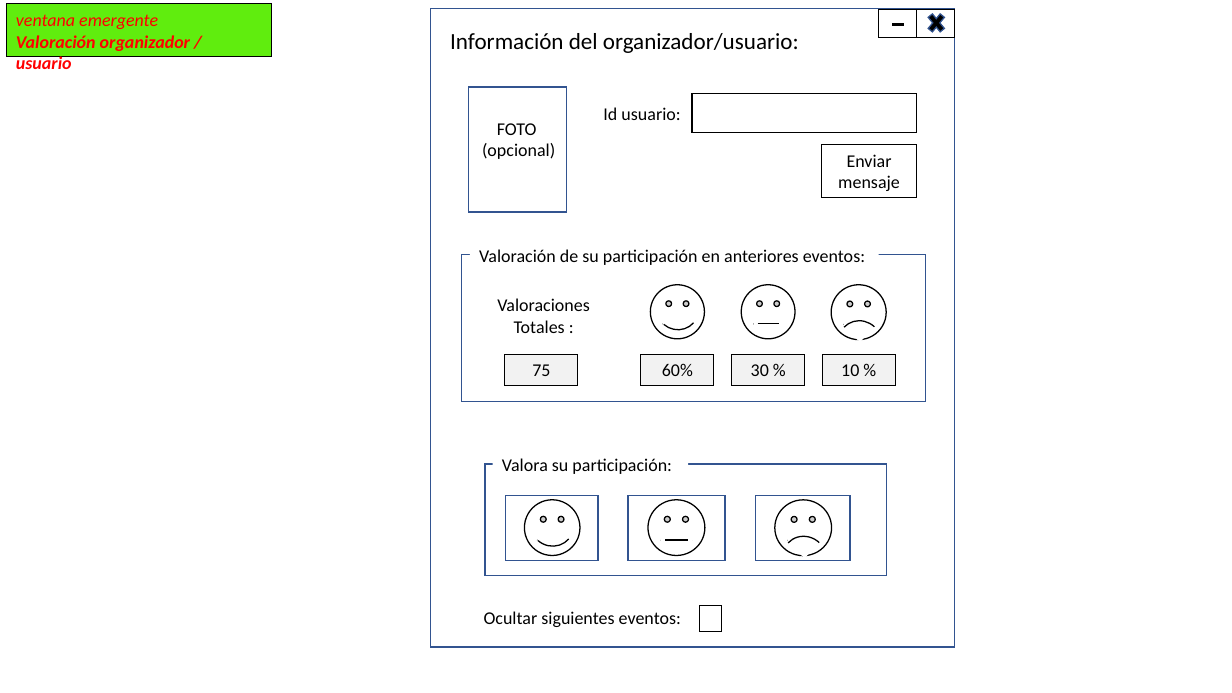
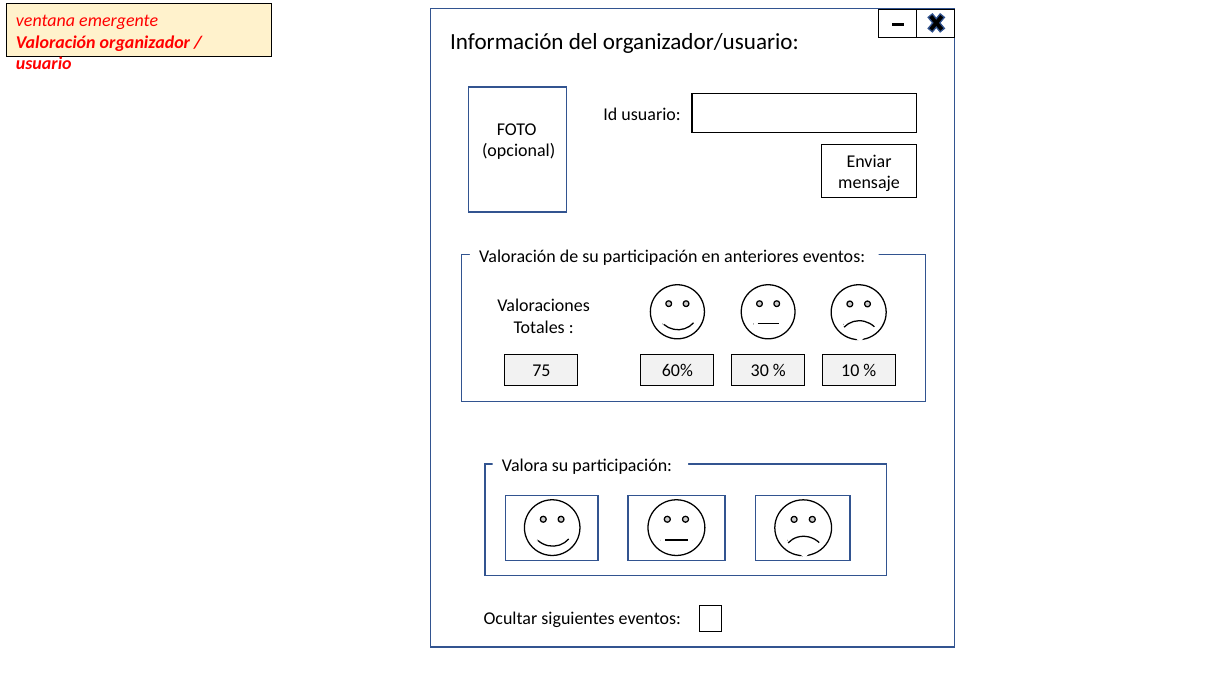
Before and after one commit to Enrique-Izquierdo/DAM_1--PI_verde, a slide deck: slide 11 of Mockup_PIverde.pptx (slide 5 before the commit). Drawn at 1232x693 pixels with LibreOffice and Linux fonts; fonts in the diff are those of the drawing. Boxes give left, top, right and bottom in pixels: in the first picture for what was removed or moved away, otherwise in the second. Text is boxed around its words. In the diff, an @@ line names an element or a change of style, - is before the commit and + after.

```diff
--- a/Mockup_PIverde.pptx
+++ b/Mockup_PIverde.pptx
@@ rectangle "ventana emergente" at (6,4,271,56): fill #60ED0E to #FFF2CC @@
```
Also in this commit, not shown: 5 other slides changed, 6 slides added.
